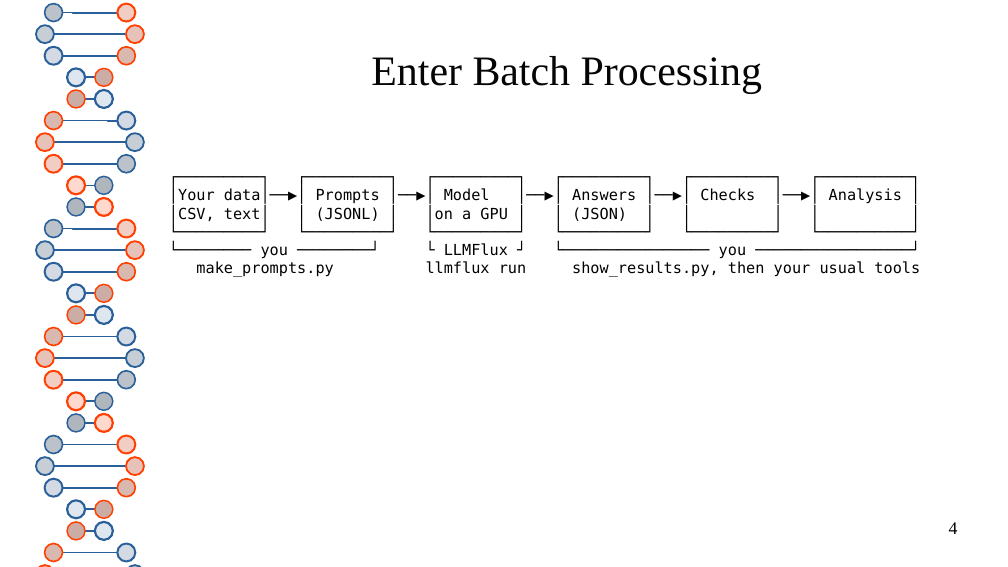
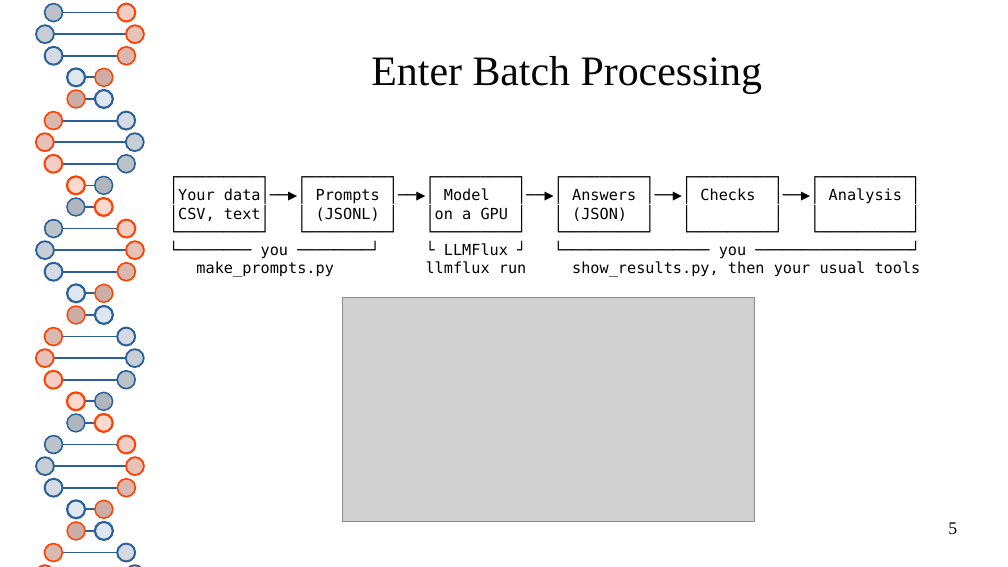
Before and after one commit to ncsa/llmflux-workshop, a slide deck: slide 5 of presenter/slides.pptx (slide 4 before the commit). Drawn at 1008x567 pixels with LibreOffice and Linux fonts; fonts in the diff are those of the drawing; grey boxes stand for pictures. Boxes give left, top, right and bottom in pixels: in the first picture for what was removed or moved away, otherwise in the second. Text is boxed around its words. In the diff, an @@ line names an element or a change of style, - is before the commit and + after.

```diff
--- a/presenter/slides.pptx
+++ b/presenter/slides.pptx
@@ picture added at (x1=343, y1=297, x2=755, y2=522) @@
@@ page number at (x1=948, y1=522, x2=957, y2=534): text changed @@
-4
+5
```
Also in this commit, not shown: 10 other slides changed, 1 slide added, 1 other file.
